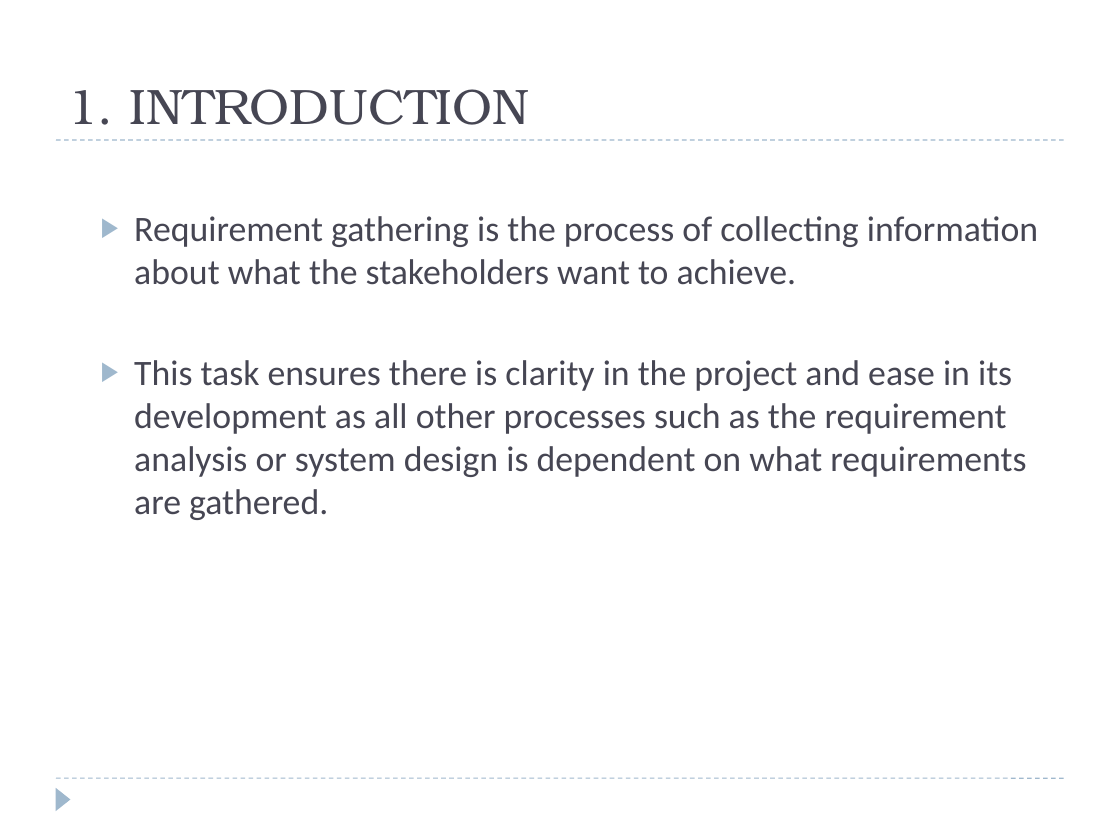
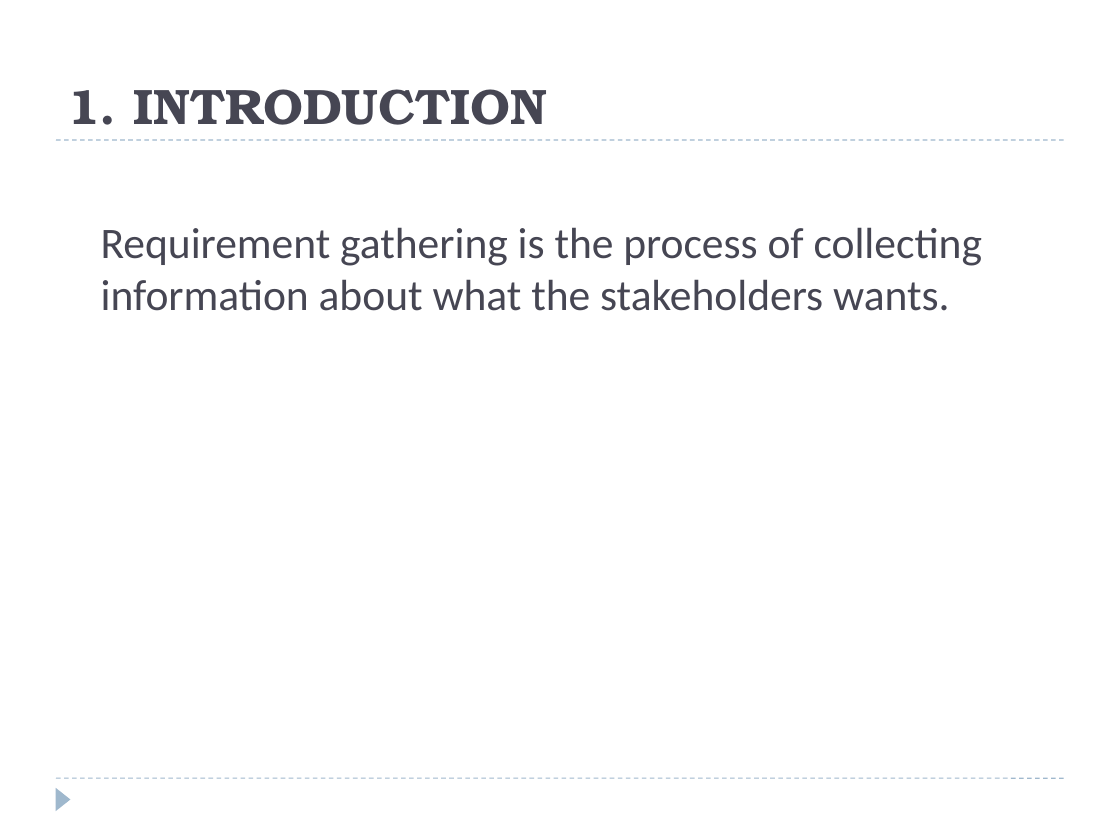
Before and after one commit to JIM440/CEF440-group-22, a slide deck: slide 3 of Task 2/GROUP 22 PPT.pptx. Drawn at 1120x840 pixels with LibreOffice and Linux fonts; fonts in the diff are those of the drawing. Boxes give left, top, right and bottom in pixels: in the first picture for what was removed or moved away, otherwise in the second. Text is boxed around its words. In the diff, an @@ line names an element or a change of style, - is before the commit and + after.

```diff
--- a/Task 2/GROUP 22 PPT.pptx
+++ b/Task 2/GROUP 22 PPT.pptx
@@ title "1. INTRODUCTION" at (x1=67, y1=89, x2=547, y2=125): bold on @@
@@ text at (x1=101, y1=227, x2=982, y2=311): text changed; size 23 to 28 pt @@
-  ▶ Requirement gathering is the process of collecting information about what the stakeholders want to achieve.
-  ▶ This task ensures there is clarity in the project and ease in its development as all other processes such as the requirement analysis or system design is dependent on what requirements are gathered.
+  Requirement gathering is the process of collecting information about what the stakeholders wants.
```
Also in this commit, not shown: 9 other slides changed, 9 slides added, 5 slides removed, 3 other files.
